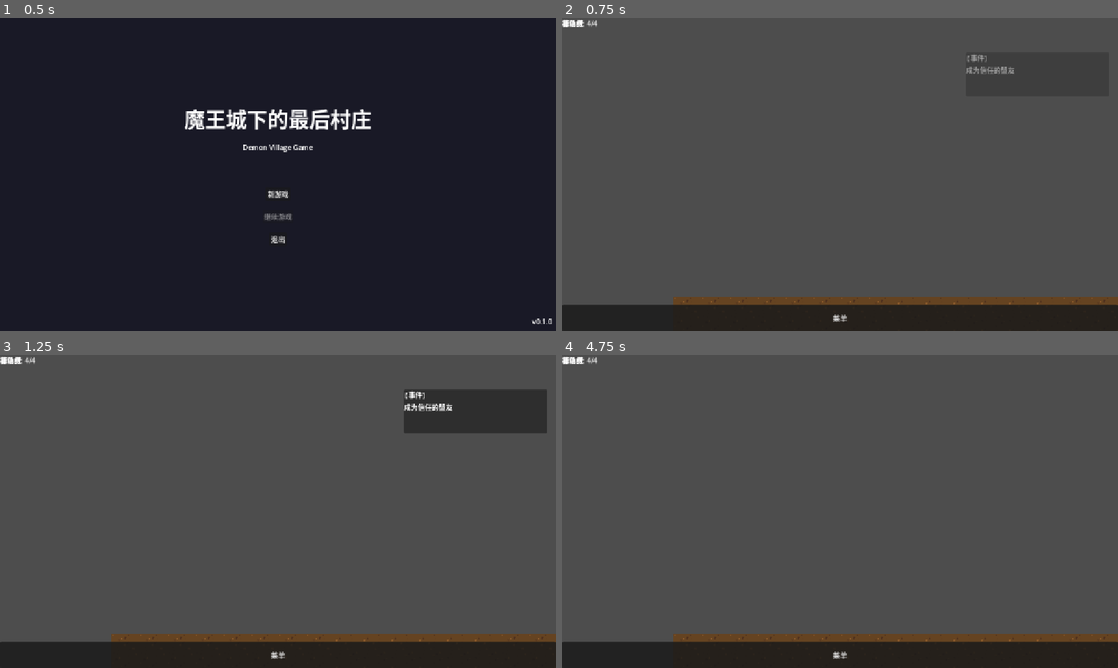
Above: before the commit, frames 1-4 (two rows, left to right).
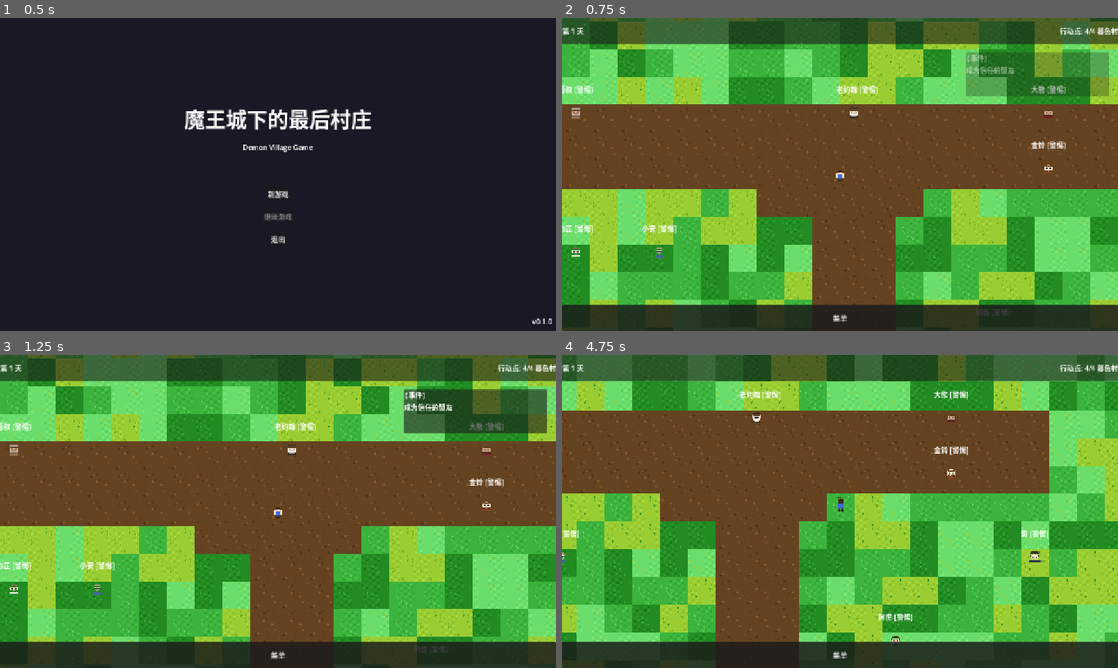
Above: after the commit, the same moments.

Repository: JCVBoss/demon_village_game
Game: Godot game, scene res://scenes/Main.tscn
The game is run twice, just before and just after one commit, with the same random seed, the same clock (stepped at 60 frames per second) and the same inputs.
Inputs:
- Up to frame 1 (0.5 s): no input
- Up to frame 2 (0.75 s): click "新游戏" at 0.5 s
- Up to frame 3 (1.25 s): no input
- Up to frame 4 (4.75 s): click "菜单" at 1.25 s; tap Enter (ui_accept) at 2, 2.27, 3.02, 4.52 s; hold D (move_right, bound only after the commit) 2.03-2.78 s; tap E (interact) at 2.1, 3.6 s; hold S (move_down, bound only after the commit) 2.78-3.53 s; tap Shift (run, bound only after the commit) at 2.85, 4.35 s; hold D (move_right, bound only after the commit) 3.53-4.28 s; hold W (move_up, bound only after the commit) from 4.28 s (still down)

Frame 1 is identical in both runs. In frame 2, 92% of the frame differs, in the area x 0-100%, y 0-100%; in frame 3, 92%; in frame 4, 93%.
Error before the commit: Cannot call method 'add_child' on a null value. (res://scripts/locations/Village.gd:246)

Commit message:
fix: 修复场景文件注释和变量命名问题
- 移除 Village.tscn 中的注释（Godot 场景格式不支持）
- 重命名 position 参数为 pos，避免遮蔽 Node2D.position
- 修复三元运算符类型不兼容问题（使用显式 Node2D 类型）

Co-Authored-By: Claude <noreply@anthropic.com>

Diff:
--- a/code/scenes/locations/Village.tscn
+++ b/code/scenes/locations/Village.tscn
@@ -26,7 +26,6 @@
 script = ExtResource("1_village")
 
 [node name="TileMapRoot" type="Node2D" parent="."]
-# 地面层 - 不参与 Y-sorting，始终在底部
 
 [node name="Ground" type="TileMapLayer" parent="TileMapRoot"]
 tile_set = ExtResource("9_tileset")
@@ -42,20 +41,15 @@
 
 [node name="YSortRoot" type="Node2D" parent="."]
 y_sort_enabled = true
-# Y-sorting 层 - 建筑、装饰、NPC、玩家按 Y 坐标排序
 
 [node name="Decorations" type="Node2D" parent="YSortRoot"]
-# 装饰物容器（树木、路灯等）- 等待 Sprite 资源
 
 [node name="Buildings" type="Node2D" parent="YSortRoot"]
-# 建筑容器 - 等待美工 Sprite 资源
 
 [node name="Villagers" type="Node2D" parent="YSortRoot"]
-# 村民容器 - Y-sorting 自动排序
 
 [node name="Player" parent="YSortRoot" instance=ExtResource("2_player")]
 position = Vector2(960, 800)
-# 玩家 - Y-sorting 自动排序
 
 [node name="Camera2D" type="Camera2D" parent="YSortRoot/Player"]
 enabled = true
@@ -69,7 +63,6 @@
 position_smoothing_speed = 8.0
 
 [node name="MapBoundaries" type="Node2D" parent="."]
-# 边界碰撞 - 不参与渲染排序
 
 [node name="NorthWall" type="StaticBody2D" parent="MapBoundaries"]
 collision_layer = 2
@@ -107,7 +100,6 @@
 color = Color(1, 1, 1, 1)
 
 [node name="UIRoot" type="CanvasLayer" parent="."]
-# UI 层 - 不参与 Y-sorting
 
 [node name="TopBar" type="PanelContainer" parent="UIRoot"]
 layout_mode = 1
--- a/code/scripts/locations/Village.gd
+++ b/code/scripts/locations/Village.gd
@@ -205,33 +205,34 @@
 
 # ==================== 建筑系统 (等待美工 Sprite 资源) ====================
 
-func spawn_building(building_id: String, position: Vector2, sprite_path: String) -> void:
+func spawn_building(building_id: String, pos: Vector2, sprite_path: String) -> void:
 	"""动态生成建筑 Sprite - 供美工资源加载后使用"""
 	var building_sprite = Sprite2D.new()
 	building_sprite.name = building_id
-	building_sprite.position = position
+	building_sprite.position = pos
 	building_sprite.texture = load(sprite_path)
 	# Y-sorting 自动处理遮挡
 	buildings_container.add_child(building_sprite)
-	print("[Village] 建筑生成: %s at %s" % [building_id, position])
-
-
-func spawn_decoration(decoration_id: String, position: Vector2, sprite_path: String, has_collision: bool = false) -> void:
+	print("[Village] 建筑生成: %s at %s" % [building_id, pos])
+
+
+func spawn_decoration(decoration_id: String, pos: Vector2, sprite_path: String, has_collision: bool = false) -> void:
 	"""动态生成装饰物 Sprite"""
-	var decoration = StaticBody2D.new() if has_collision else Sprite2D.new()
-	decoration.name = decoration_id
-	decoration.position = position
-
+	var decoration: Node2D
 	if has_collision:
+		decoration = StaticBody2D.new()
 		var sprite = Sprite2D.new()
 		sprite.texture = load(sprite_path)
 		decoration.add_child(sprite)
 		# TODO: 添加碰撞形状
 	else:
+		decoration = Sprite2D.new()
 		decoration.texture = load(sprite_path)
 
+	decoration.name = decoration_id
+	decoration.position = pos
 	decorations_container.add_child(decoration)
-	print("[Village] 装饰物生成: %s at %s" % [decoration_id, position])
+	print("[Village] 装饰物生成: %s at %s" % [decoration_id, pos])
 
 
 # ==================== 村民生成 ====================
